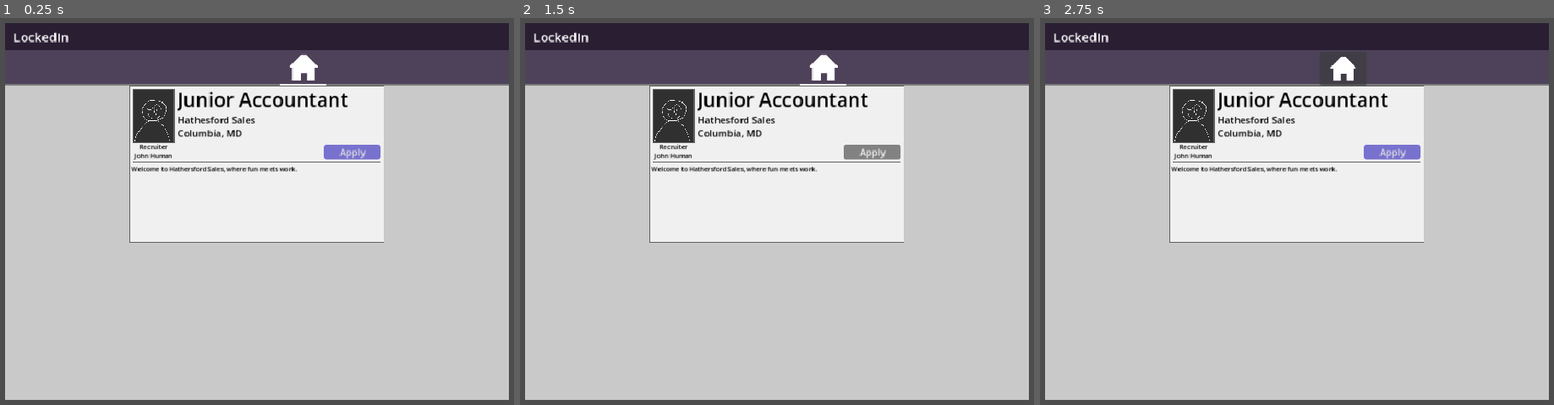
Above: before the commit, frames 1-3 (left to right).
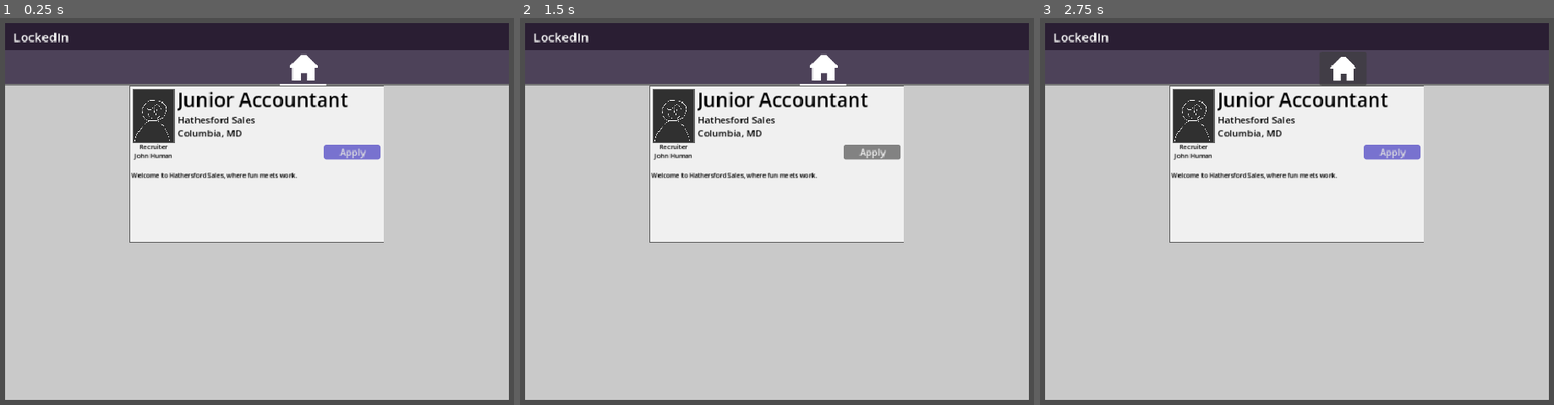
Above: after the commit, the same moments.

Repository: iimurpyh/linked-alien
Game: Godot game, scene res://main.tscn
Two runs of this game, one before a commit and one after it. Both use one fixed random seed, a clock stepped at 60 frames per second and the inputs below.
Inputs (mouse positions are in pixels of both pictures, inside the frame that each line leads up to):
- Up to frame 1 (0.25 s): no input
- Up to frame 2 (1.5 s): click (823, 68) at 0.5 s; click "Apply" at 1.25 s
- Up to frame 3 (2.75 s): click (1343, 68) at 2 s

The runs differ from the first frame. In frame 1, 0.8% of the frame differs, in the area x 25-75%, y 37-42%; in frame 2, 0.8%; in frame 3, 0.8%.

Commit message:
adds h separator

Diff:
--- a/main.tscn
+++ b/main.tscn
@@ -70,6 +70,7 @@
 
 [node name="AppContent" type="Control" parent="UI/Window/App" unique_id=2133762021]
 layout_mode = 1
+anchors_preset = 15
 anchor_right = 1.0
 anchor_bottom = 1.0
 offset_top = 35.0
@@ -114,6 +115,7 @@
 
 [node name="Bulletin" type="Control" parent="UI/Window/App/AppContent" unique_id=2032573767]
 layout_mode = 1
+anchors_preset = 15
 anchor_right = 1.0
 anchor_bottom = 1.0
 offset_top = 45.0
@@ -228,10 +230,15 @@
 grow_vertical = 0
 text = "Apply"
 
+[node name="HSeparator" type="HSeparator" parent="UI/Window/App/AppContent/Bulletin/BulletinPanels/PostScroll/PostList/JobListing2/JobContent" unique_id=1375585950]
+layout_mode = 2
+theme_override_constants/separation = 8
+theme_override_styles/separator = SubResource("StyleBoxLine_h2yge")
+
 [node name="InfoBody" type="Panel" parent="UI/Window/App/AppContent/Bulletin/BulletinPanels/PostScroll/PostList/JobListing2/JobContent" unique_id=1345604896]
 layout_mode = 2
 size_flags_vertical = 3
-theme_override_styles/panel = SubResource("StyleBoxLine_lquwl")
+theme_type_variation = &"TransparentPanel"
 
 [node name="RichTextLabel" type="RichTextLabel" parent="UI/Window/App/AppContent/Bulletin/BulletinPanels/PostScroll/PostList/JobListing2/JobContent/InfoBody" unique_id=81642843]
 layout_mode = 1
Not shown: 1 places in main.tscn that only renumber resources
